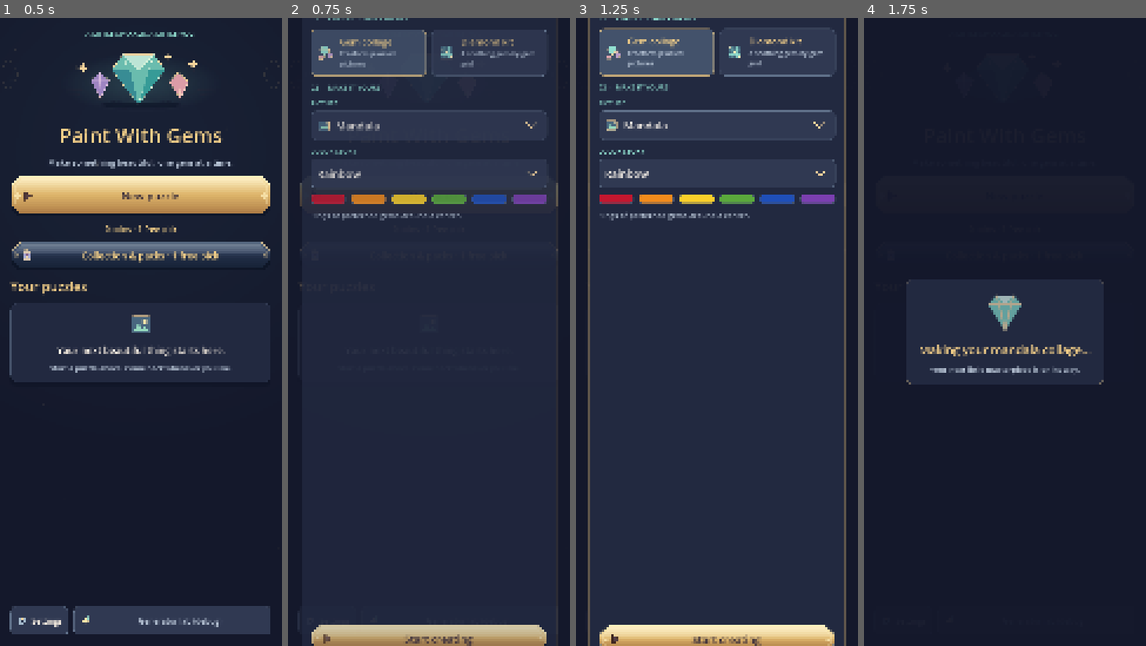
Above: before the commit, frames 1-4 (left to right).
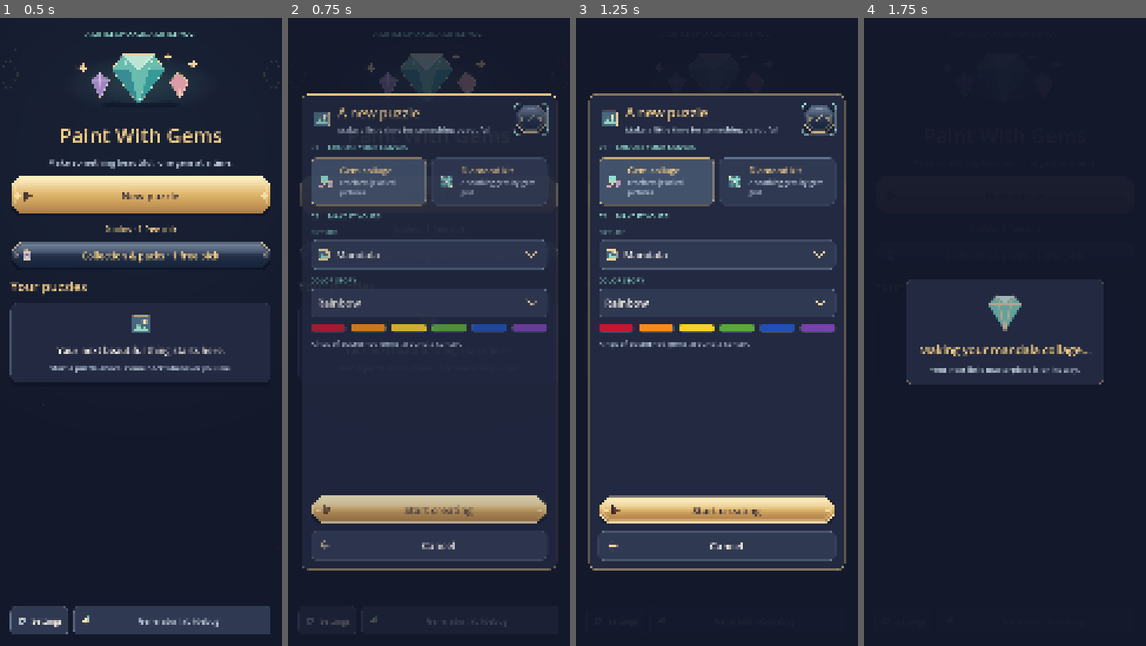
Above: after the commit, the same moments.

Repository: squishter/redesigned-octo-pancake
Game: Godot game, scene res://scenes/game/app.tscn
Same seed, same stepped clock (60 frames per second), same inputs: the game is played once before the commit and once after it.
Inputs:
- Up to frame 1 (0.5 s): no input
- Up to frame 2 (0.75 s): click "New puzzle" at 0.5 s
- Up to frame 3 (1.25 s): no input
- Up to frame 4 (1.75 s): click "Start creating" at 1.25 s

Frame 1 is identical in both runs. In frame 2, 20% of the frame differs, in the area x 5-95%, y 0-100%; in frame 3, 24%, in the area x 4-96%, y 0-100%; in frame 4, nothing differs.

Commit message:
Keep player dialogs within phone bounds after text layout
Refit dialog cards after their content minimum settles and keep collection counts on one line. Test at the actual 1080-by-2400 phone layout, including dialog and action bounds. All 173 interaction and layout checks pass.

Diff:
--- a/scenes/game/collection_screen.gd
+++ b/scenes/game/collection_screen.gd
@@ -453,6 +453,7 @@
 	row.add_child(UI.label(text, 44, GameTheme.GOLD))
 	if total >= 0:
 		var count := UI.label("%d / %d" % [have, total], 30, GameTheme.MINT)
+		count.autowrap_mode = TextServer.AUTOWRAP_OFF
 		count.size_flags_horizontal = Control.SIZE_SHRINK_END
 		row.add_child(count)
 		parent.add_child(UI.progress(float(have) / maxi(1, total)))
--- a/scenes/game/game_dialog.gd
+++ b/scenes/game/game_dialog.gd
@@ -62,12 +62,17 @@
 func _ready() -> void:
 	set_anchors_and_offsets_preset(Control.PRESET_FULL_RECT)
 	resized.connect(_layout)
+	# Text measures itself again after the first container layout. Refit when
+	# that minimum changes, so a narrow initial label cannot make a tall dialog.
+	card.minimum_size_changed.connect(func() -> void: _layout.call_deferred())
 	_layout()
+	_layout.call_deferred()
 
 
 func _layout() -> void:
 	card.size = Vector2(minf(980, maxf(0, size.x - 72)), minf(preferred_height, maxf(0, size.y - 160)))
 	card.position = (size - card.size) / 2.0
+	card.pivot_offset = card.size / 2.0
 
 
 func open() -> void:
--- a/tests/run_menu_ui.gd
+++ b/tests/run_menu_ui.gd
@@ -17,6 +17,10 @@
 
 
 func _run() -> void:
+	# The headless display reports a square physical window. Test the actual
+	# phone layout instead of expanding that square to a 2400-pixel-wide canvas.
+	root.content_scale_size = Vector2i(1080, 2400)
+	root.content_scale_aspect = Window.CONTENT_SCALE_ASPECT_IGNORE
 	root.theme = GameTheme.build()
 	await _test_menu_layout()
 	await _test_creation_choices()
@@ -51,6 +55,14 @@
 		_check_button_widths(child, width)
 
 
+func _check_dialog(dialog: GameDialog) -> void:
+	var rect := dialog.card.get_global_rect()
+	_check(rect.position.y >= 0 and rect.end.y <= dialog.size.y,
+		"Dialog stays within the portrait screen: %s" % dialog.title_label.text)
+	var actions := dialog.actions.get_global_rect()
+	_check(actions.end.y <= dialog.size.y, "Dialog actions remain on screen")
+
+
 func _test_menu_layout() -> void:
 	print("Menu layouts")
 	var menu := MainMenu.new()
@@ -61,6 +73,7 @@
 	menu._open_new({})
 	await _layout_frames()
 	_check(menu._new_panel.visible, "New-puzzle form opens")
+	_check_dialog(menu._new_panel)
 	_check_button_widths(menu, menu.size.x)
 	menu.go_back()
 	_check(not menu._new_panel.visible, "Back closes the new-puzzle form")
@@ -77,6 +90,7 @@
 	menu._open_new({})
 	await _layout_frames()
 	_check(menu._menu_scroll.process_mode == Node.PROCESS_MODE_DISABLED, "Workshop freezes the background menu")
+	_check_dialog(menu._new_panel)
 	menu._mode_buttons[1].pressed.emit()
 	_check(menu._is_kit(), "Diamond kit card changes the puzzle mode")
 	_check((menu._kit_size.get_meta("row") as Control).is_visible_in_tree(), "Kits offer picture size")
@@ -96,6 +110,7 @@
 	_check(menu._menu_scroll.process_mode == Node.PROCESS_MODE_INHERIT, "Closing a dialog restores menu input")
 	menu._settings_panel.open()
 	await _layout_frames()
+	_check_dialog(menu._settings_panel)
 	_check_button_widths(menu, menu.size.x)
 	menu.go_back()
 	_check(not menu._settings_panel.visible, "Back closes settings")
@@ -289,6 +304,7 @@
 	play._toggle_powers()
 	await _layout_frames()
 	_check(not play._board.input_enabled, "Power-up dialog blocks board input")
+	_check_dialog(play._powers_panel)
 	_check_button_widths(play, play.size.x)
 	play.go_back()
 	_check(not play._powers_panel.visible and play._board.input_enabled, "Back closes power-ups and restores the board")
@@ -301,6 +317,7 @@
 	var saved := SaveStore.load_profile()
 	_check(Packs.coins(saved) == 20 and Packs.picks(saved) == 1, "Double coins and the daily pick are saved before the dialog")
 	_check(play._reward_dialog.visible and not play._board.input_enabled, "Completion dialog blocks board input")
+	_check_dialog(play._reward_dialog)
 	_check_button_widths(play, play.size.x)
 	var texts := []
 	for label: Label in play._reward_dialog.find_children("*", "Label", true, false):
